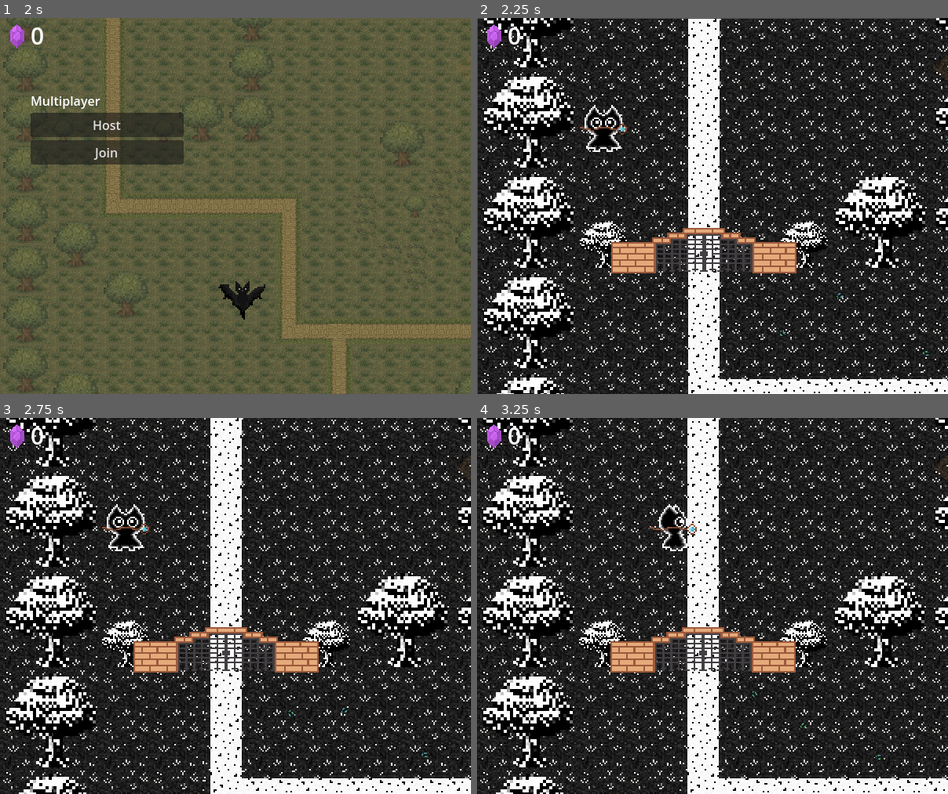
Above: before the commit, frames 1-4 (two rows, left to right).
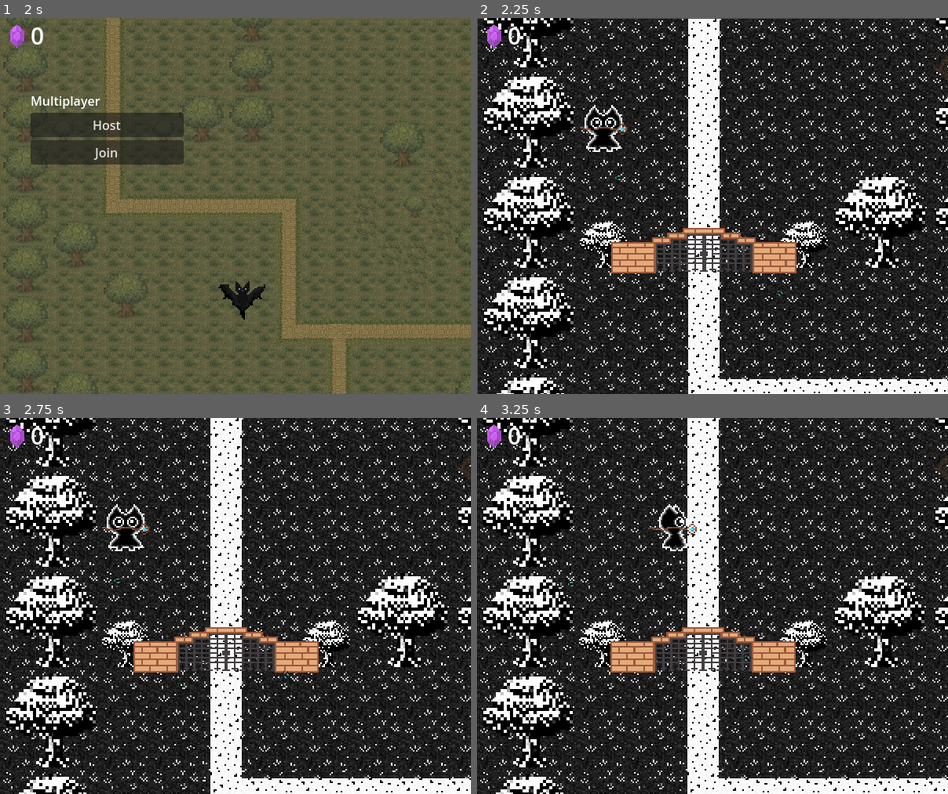
Above: after the commit, the same moments.

Repository: royalcaster/split-souls
Game: Godot game, scene res://scenes/ui/MainMenu.tscn
Two runs of this game, one before a commit and one after it. Both use one fixed random seed, a clock stepped at 60 frames per second and the inputs below. The engine's default icon, where the game draws it, is replaced by a stand-in: a white triangle on a blue panel in a dark square.
Inputs (mouse positions are in pixels of both pictures, inside the frame that each line leads up to):
- Up to frame 1 (2 s): click "Play" at 0.5 s; click "Play" at 1.25 s
- Up to frame 2 (2.25 s): click "Host" at 2 s
- Up to frame 3 (2.75 s): no input
- Up to frame 4 (3.25 s): tap Enter at 2.75 s; move the mouse to (816, 587) at 2.77 s; hold Right (move_right) from 2.78 s (still down); click (816, 587) at 2.85 s

Frame 1 is identical in both runs. In frame 2, less than 0.1% of the frame differs, in the area x 29-100%, y 32-90%; in frame 3, less than 0.1%, in the area x 24-91%, y 42-91%; in frame 4, less than 0.1%.

Commit message:
käfer bugfix

Diff:
--- a/scenes/deko/kaefer.tscn
+++ b/scenes/deko/kaefer.tscn
@@ -1,12 +1,12 @@
 [gd_scene load_steps=3 format=3 uid="uid://cgx4s28rosjof"]
 
-[ext_resource type="Script" path="res://scenes/deko/kaefer.gd" id="1_coij5"]
+[ext_resource type="Script" uid="uid://d0arcndi4ttq3" path="res://scenes/deko/kaefer.gd" id="1_coij5"]
 [ext_resource type="Texture2D" uid="uid://bvvib7ofrujd2" path="res://scenes/deko/bug.png" id="2_coij5"]
 
 [node name="Kaefer" type="CharacterBody2D"]
 scale = Vector2(4.84, 4.84)
 script = ExtResource("1_coij5")
-map_bounds = Rect2(0, 0, 720, 480)
+map_bounds = Rect2(0, 0, 1400, 1071)
 
 [node name="Sprite2D" type="Sprite2D" parent="."]
 rotation = 1.5708
--- a/scenes/game/Game.tscn
+++ b/scenes/game/Game.tscn
@@ -24,7 +24,8 @@
 player_scene = ExtResource("2_7qcb4")
 mini_game = ExtResource("12_gynul")
 bug_scene = ExtResource("4_2kuj7")
-bug_count = 25
+map_size = Vector2(1400, 1071)
+bug_count = 50
 
 [node name="ground" type="TileMapLayer" parent="." groups=["map_content"]]
 tile_map_data = PackedByteArray("AAAAAAAAAQABAAAAAAABAAAAAQABAAAAAAABAAEAAQABAAAAAAACAAEAAQABAAAAAAADAAIAAQABAAAAAAAEAA …(24400 unchanged characters)…
